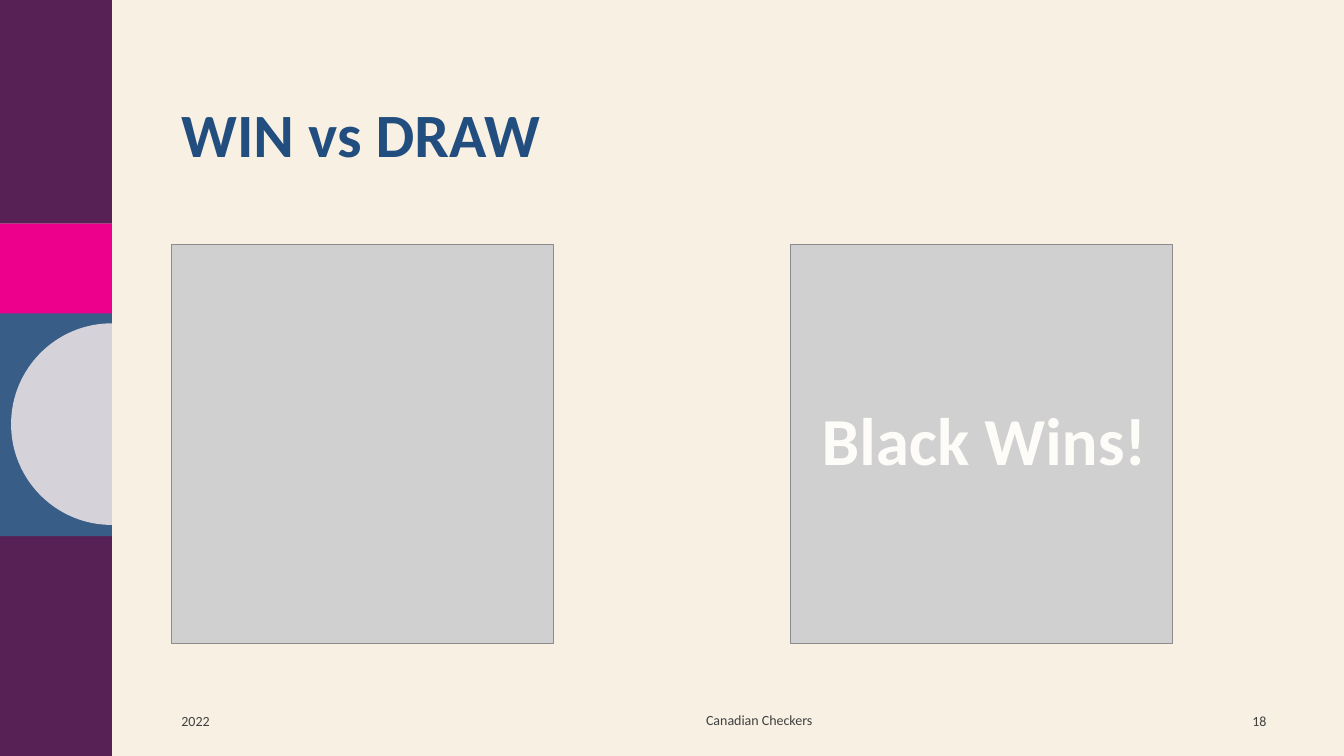
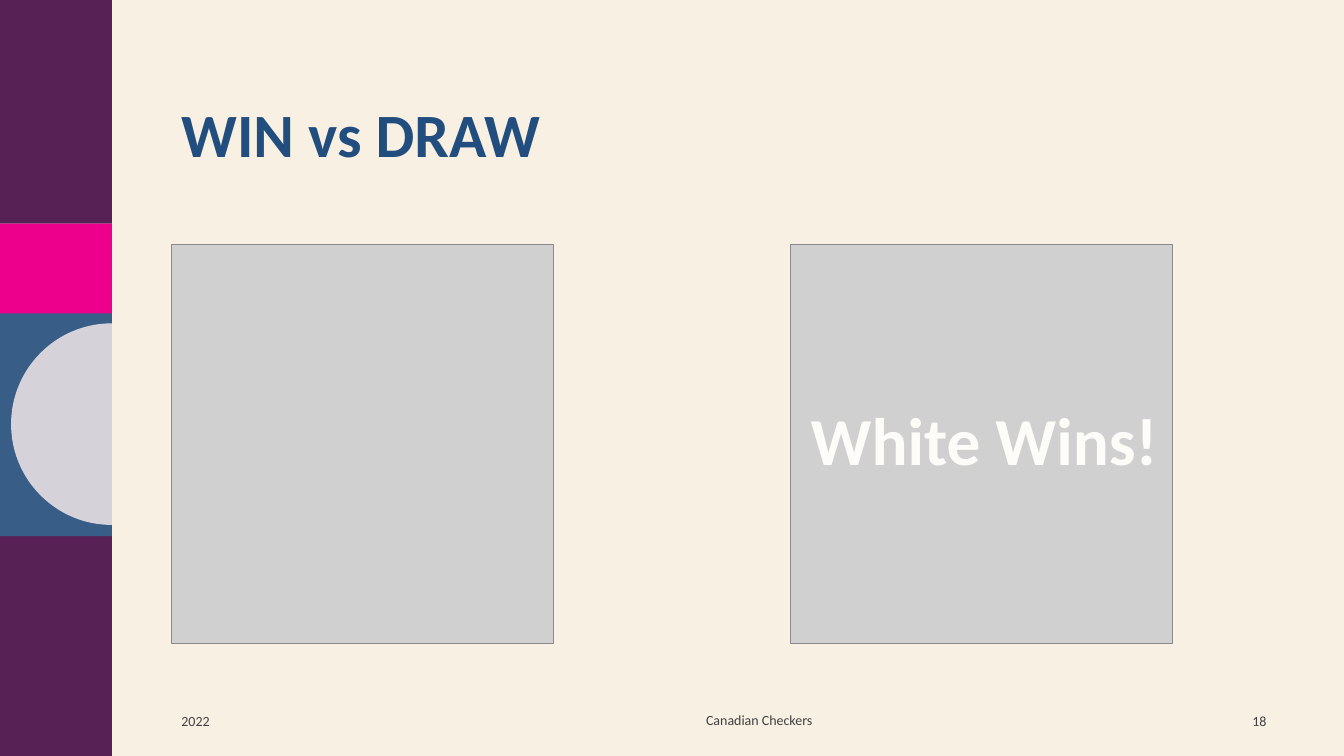
Before and after one commit to talhaibnmahmud/artificial-intelligence, a slide deck: slide 18 of Lab-4/Canadian Checkers.pptx. Drawn at 1344x756 pixels with LibreOffice and Linux fonts; fonts in the diff are those of the drawing; grey boxes stand for pictures; background and template pictures are left out. Boxes give left, top, right and bottom in pixels: in the first picture for what was removed or moved away, otherwise in the second. Text is boxed around its words. In the diff, an @@ line names an element or a change of style, - is before the commit and + after.

```diff
--- a/Lab-4/Canadian Checkers.pptx
+++ b/Lab-4/Canadian Checkers.pptx
@@ text at [811, 418, 1157, 465]: text changed @@
-Black Wins!
+White Wins!
```
Also in this commit, not shown: 1 other slide changed, 1 other file.
